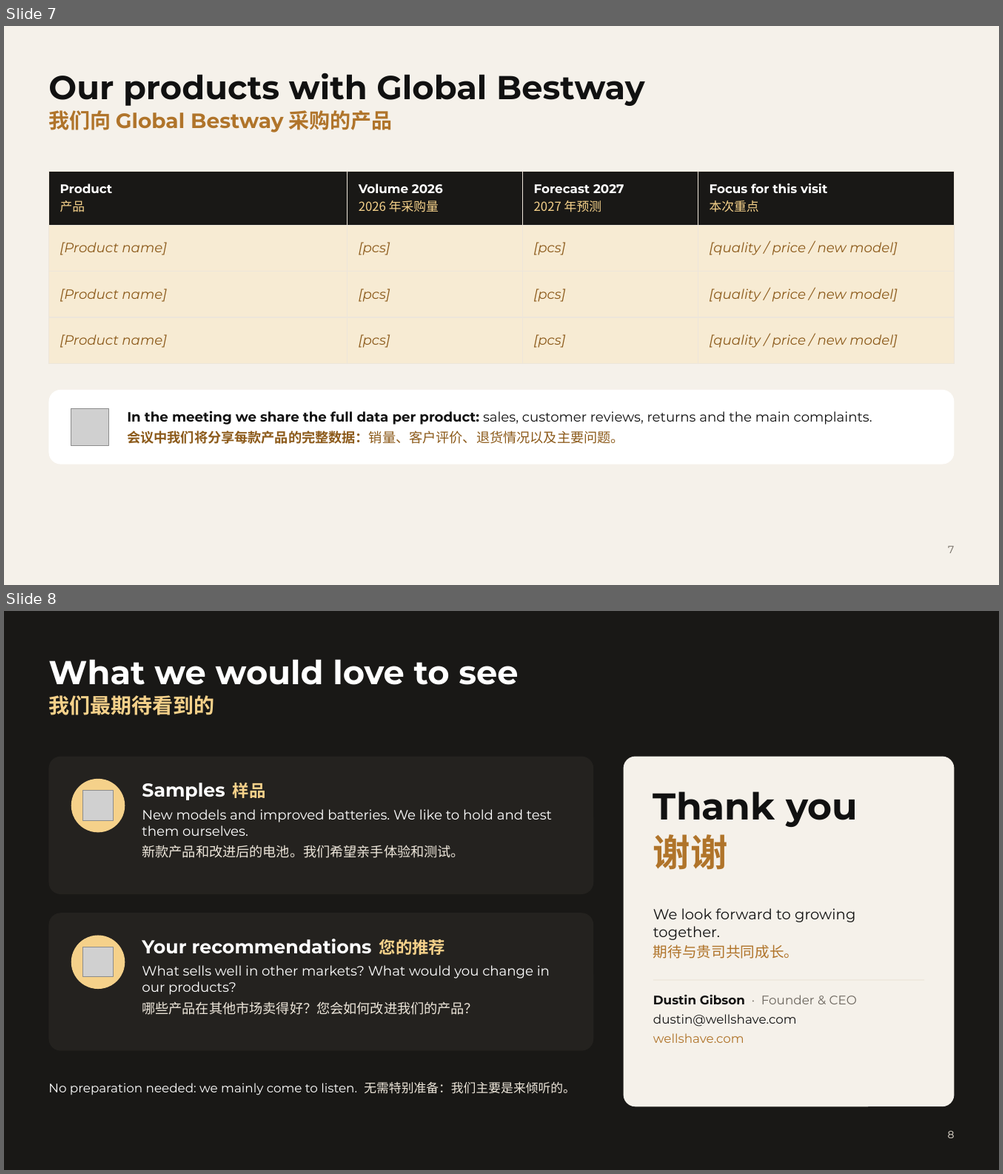
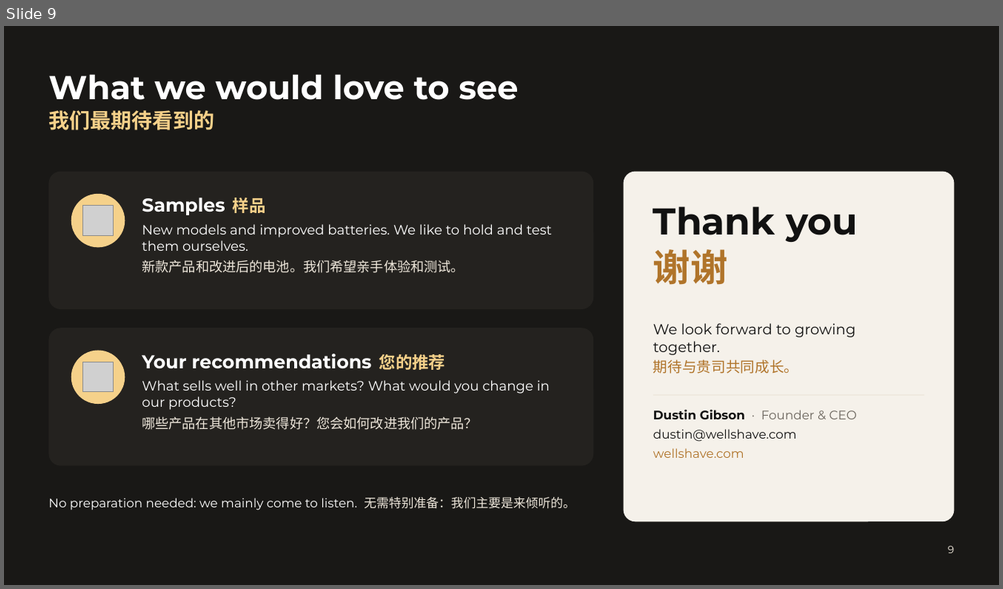
Before and after one commit to Wellshave/design, a slide deck: presentaties/fabrieksbezoek-china-2026/uitvoer/Wellshave_Factory_Visit_Global-Bestway.pptx. Shown one above the other, each under a label of ours: slides 7 and 8 before the commit, slide 9 after it. The pictures are 1003x1174 and 1003x589 pixels, drawn with LibreOffice and Linux fonts; fonts in the diff are those of the drawing; grey boxes stand for pictures; background and template pictures are left out. Boxes give left, top, right and bottom in pixels: in the first picture for what was removed or moved away, otherwise in the second. Text is boxed around its words. In the diff, an @@ line names an element or a change of style, - is before the commit and + after.

```diff
--- a/presentaties/fabrieksbezoek-china-2026/uitvoer/Wellshave_Factory_Visit_Global-Bestway.pptx
+++ b/presentaties/fabrieksbezoek-china-2026/uitvoer/Wellshave_Factory_Visit_Global-Bestway.pptx
@@ slide 7 removed at (x1=4, y1=26, x2=999, y2=585), background #F5F1EA @@
@@ title removed at (x1=48, y1=73, x2=645, y2=106) @@
-Our products with Global Bestway
@@ text removed at (x1=48, y1=110, x2=392, y2=133) @@
-我们向 Global Bestway 采购的产品
@@ table removed at (x1=48, y1=172, x2=954, y2=351), 4 rows, 4 columns @@
-Product / 产品 | Volume 2026 / 2026 年采购量 | Forecast 2027 / 2027 年预测 | Focus for this visit / 本次重点
-[Product name] | [pcs] | [pcs] | [quality / price / new model]
-[Product name] | [pcs] | [pcs] | [quality / price / new model]
-[Product name] | [pcs] | [pcs] | [quality / price / new model]
@@ rounded rectangle removed at (x1=48, y1=390, x2=954, y2=465) @@
@@ picture removed at (x1=71, y1=409, x2=108, y2=446) @@
@@ text removed at (x1=127, y1=411, x2=872, y2=444) @@
-In the meeting we share the full data per product: sales, customer reviews, returns and the main complaints.
-会议中我们将分享每款产品的完整数据：销量、客户评价、退货情况以及主要问题。
@@ page number removed at (x1=948, y1=546, x2=953, y2=554) @@
-7
@@ what was slide 8 is now slide 9 @@
@@ page number at (x1=948, y1=546, x2=954, y2=554): text changed @@
-8
+9
```
Also in this commit, not shown: 3 slides changed, 2 slides added, 8 other files.
